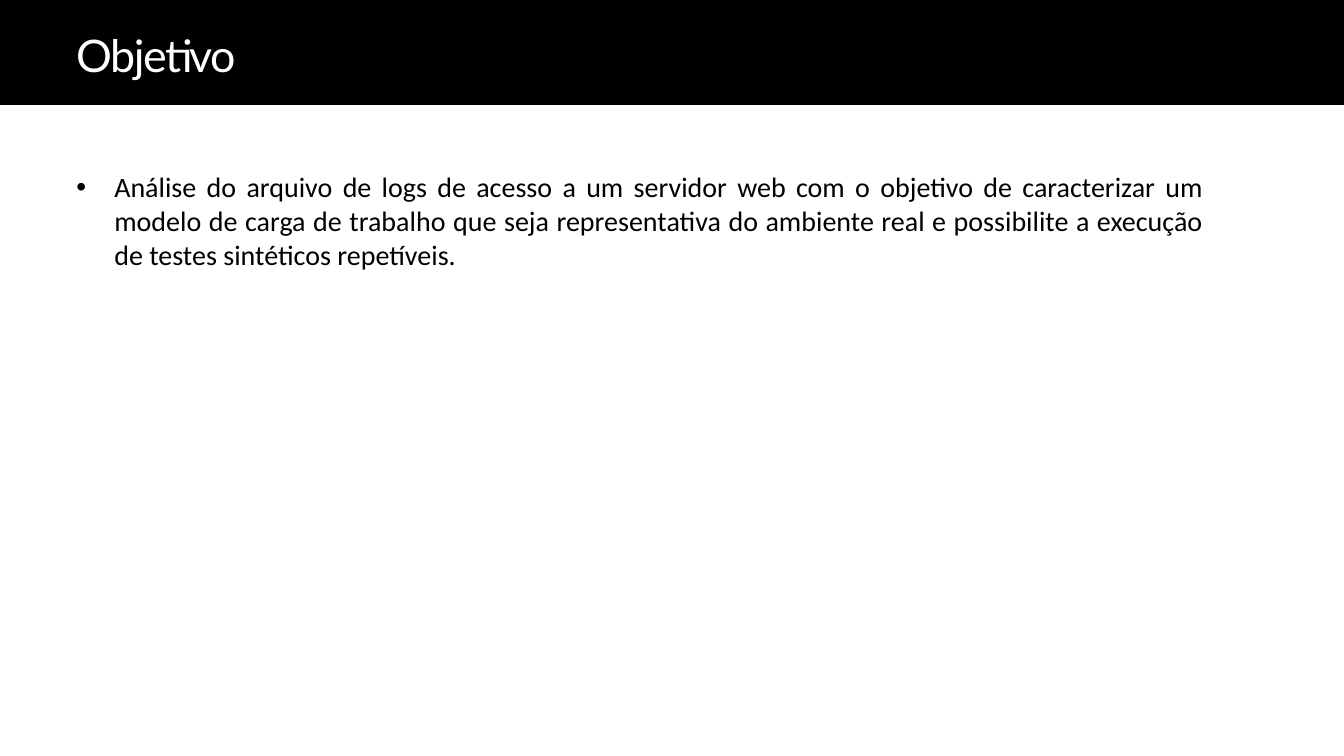
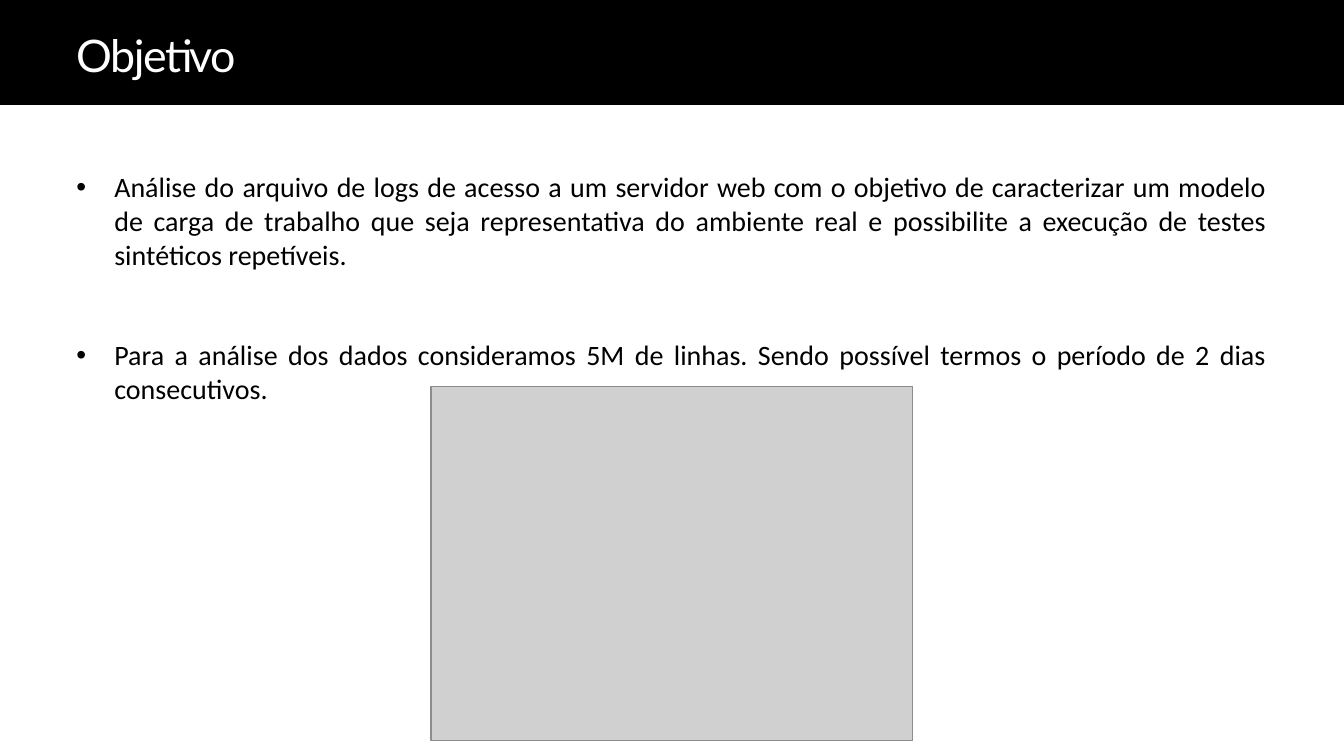
Before and after one commit to lcsvillela/CMP223, a slide deck: slide 2 of CMP223 - Workload Characterization.pptx. Drawn at 1344x756 pixels with LibreOffice and Linux fonts; fonts in the diff are those of the drawing; grey boxes stand for pictures. Boxes give left, top, right and bottom in pixels: in the first picture for what was removed or moved away, otherwise in the second. Text is boxed around its words. In the diff, an @@ line names an element or a change of style, - is before the commit and + after.

```diff
--- a/CMP223 - Workload Characterization.pptx
+++ b/CMP223 - Workload Characterization.pptx
@@ text at (114,345,1266,400): paragraph added @@
+  • Para a análise dos dados consideramos 5M de linhas. Sendo possível termos o período de 2 dias consecutivos.
@@ picture added at (432,386,913,740) @@
```
Also in this commit, not shown: 3 other slides changed.
